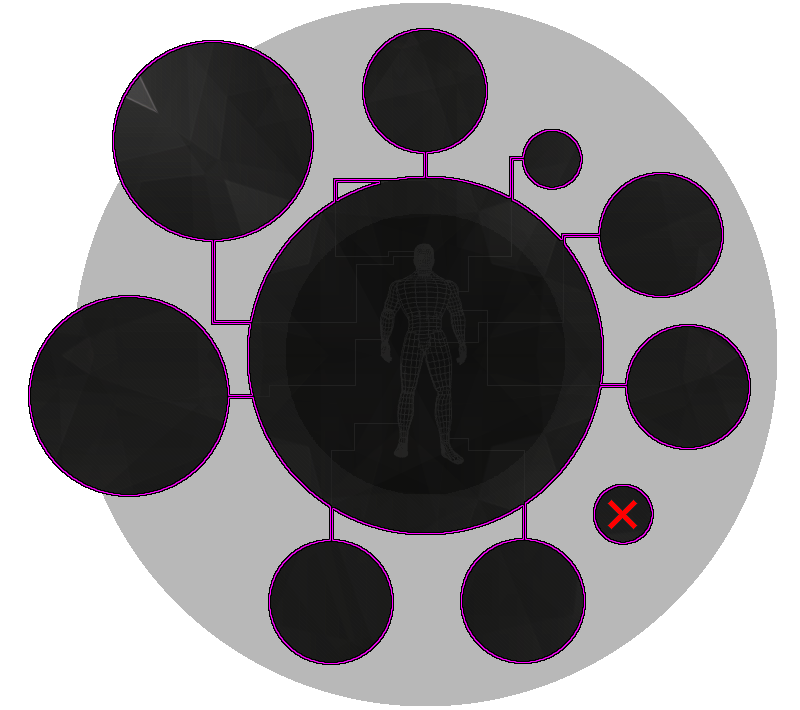
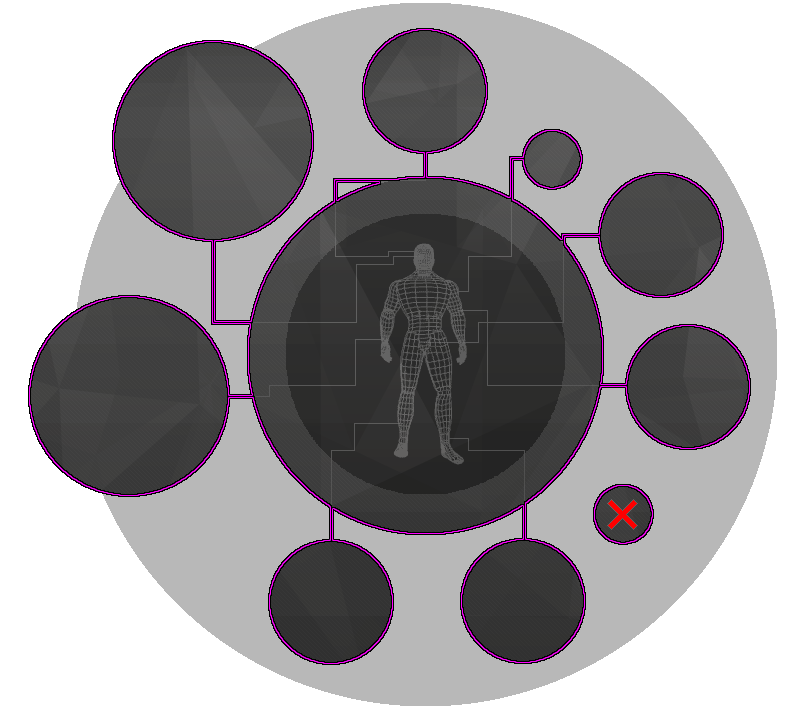
Revision of a layered 800x710 image; what changed, layer by layer:
renamed "graphite_pattern_K.png" to "graphite_pattern.png copy", painted on it over (x1=31, y1=31, x2=748, y2=662)
removed layer "graphite_pattern.png" (was 67%) over (x1=31, y1=31, x2=748, y2=662)